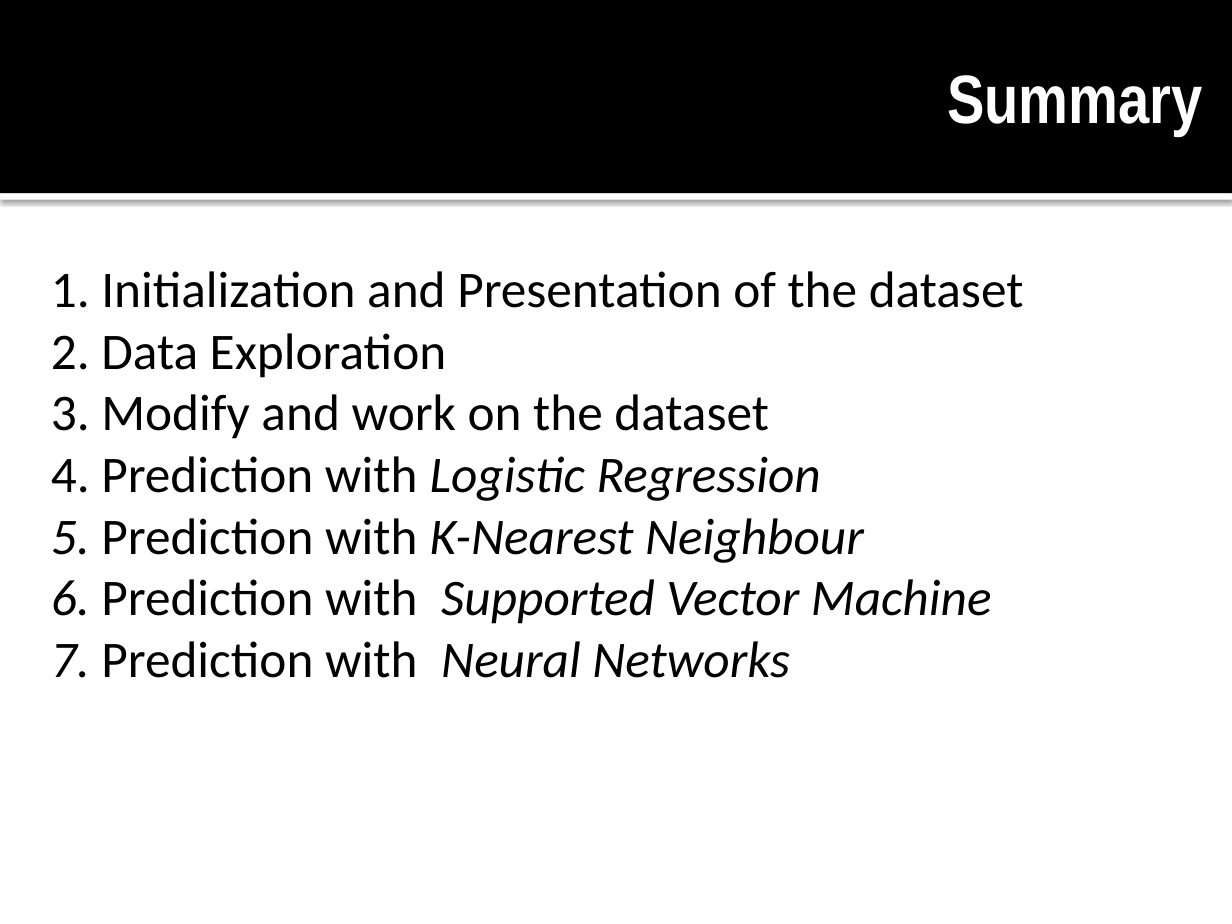
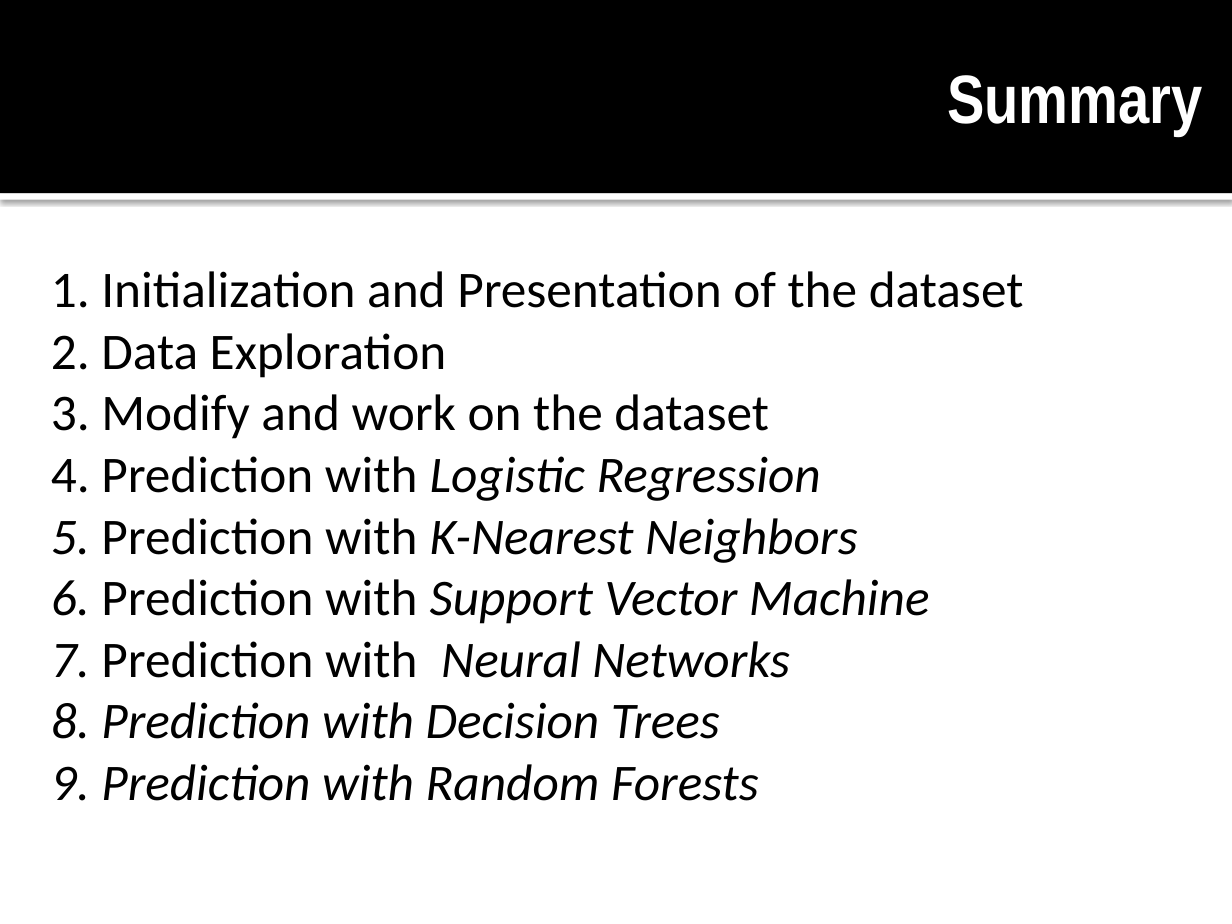
Before and after one commit to TarazGr/FDS-Final, a slide deck: slide 3 of Prova.pptx. Drawn at 1232x924 pixels with LibreOffice and Linux fonts; fonts in the diff are those of the drawing. Boxes give left, top, right and bottom in pixels: in the first picture for what was removed or moved away, otherwise in the second. Text is boxed around its words. In the diff, an @@ line names an element or a change of style, - is before the commit and + after.

```diff
--- a/Prova.pptx
+++ b/Prova.pptx
@@ text at (51, 518, 930, 624): text changed @@
-5. Prediction with K-Nearest Neighbour
-6. Prediction with Supported Vector Machine
+5. Prediction with K-Nearest Neighbors
+6. Prediction with Support Vector Machine
@@ text at (51, 702, 759, 801): paragraphs added @@
+8. Prediction with Decision Trees
+9. Prediction with Random Forests
```
Also in this commit, not shown: 3 other slides changed, 8 slides added, 7 other files.
